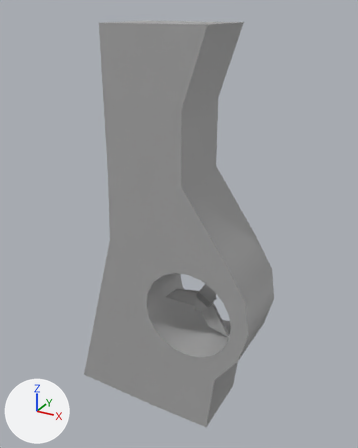
An edit to the FBX model Assets/MagneticFields_Assets/MagneticFields_Buildings/M_WindMill_OR.fbx, drawn before and after from the same camera.
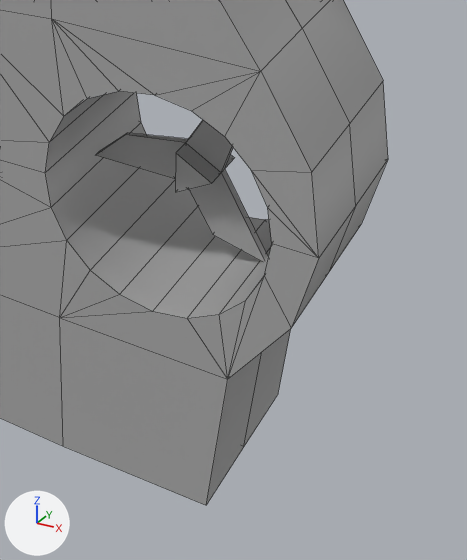
Each version is shown whole from a camera (50 mm lens) standing at (0.351, -0.601, 0.619) and looking at (0.014, 0.011, 0.313), then close up on the part from 36% to 85% of the width and 53% to 100% of the height. Every picture has the same lights, and +X, +Y and +Z are marked at lower left. The close-ups show mesh edges as thin lines. Where no turn or scale is listed for an object, it has been applied to the vertices.

The scene before the commit, as lines of its bpy script (objects in view):
```python
me_mesh = bpy.data.meshes.new('Mesh')
me_mesh.from_pydata(...)  # 103 vertices, 126 faces; spans x -0.147..0.16, y -0.054..0.054, z -0.3..0.3
me_mesh.materials.append(mat_standardsurface1)  # grey #aaaaaa
me_mesh_001 = bpy.data.meshes.new('Mesh.001')
me_mesh_001.from_pydata(...)  # 24 vertices, 23 faces; spans x -0.0685..0.0458, y -0.0154..0.0154, z -0.0526..0.066
me_mesh_001.materials.append(mat_standardsurface1)  # grey #aaaaaa
ob_body = bpy.data.objects.new('Body', me_mesh)
ob_body.location = (0.0, 0.0, 0.3)
ob_pcylinder1 = bpy.data.objects.new('pCylinder1', me_mesh_001)
ob_pcylinder1.location = (0.0643, 0.0, 0.1979)
```
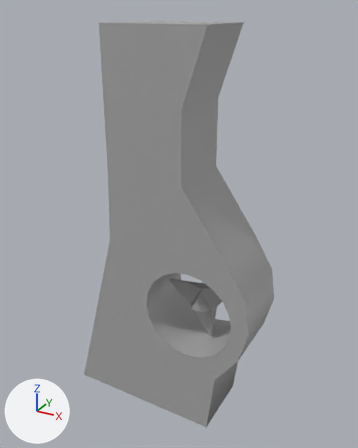
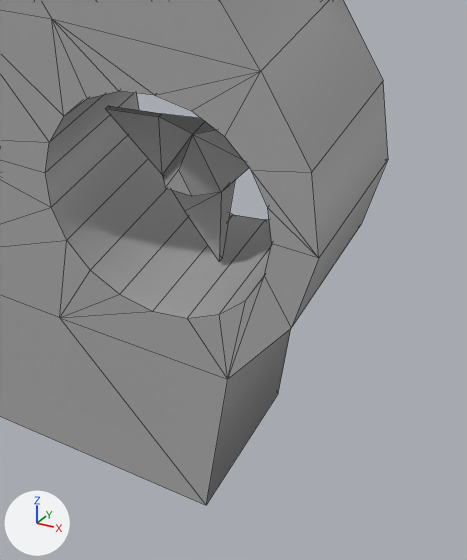
Where the change shows, as pixel boxes (x1, y1, x2, y2) in the close-ups (467 x 560 px):
'Fan', added: after (105, 106, 249, 261)
'pCylinder1', deleted: before (96, 120, 268, 262)
part 1 of me_mesh, cut back: (0, 0, 388, 505) in both

The change in detail:
me_mesh is used by ob_body; location (0.0, 0.0, 0.3).
me_mesh had 103 vertices, 126 faces and spanned x -0.147..0.16, y -0.054..0.054, z -0.3..0.3.
me_mesh now has 77 vertices, 104 faces and spans x -0.147..0.16, y -0.054..0.054, z -0.3..0.3.
Part 1, on me_mesh:
26 vertices are removed from x -0.147..0.16, y -0.054..0.054, z -0.3..0.3.
54 faces are deleted.
32 new faces join them.
Mesh me_mesh_001_1 is new.
It has 24 vertices, 29 faces and spans x -0.0616..0.0488, y -0.0272..0.0272, z -0.0634..0.045.
It uses material mat_standardsurface1 (grey #aaaaaa).
Object 'pCylinder1' (ob_pcylinder1) is deleted.
Object 'Fan' (ob_fan) is new; it shows me_mesh_001_1.
Its location is (0.0645, 0.0, 0.1994).
